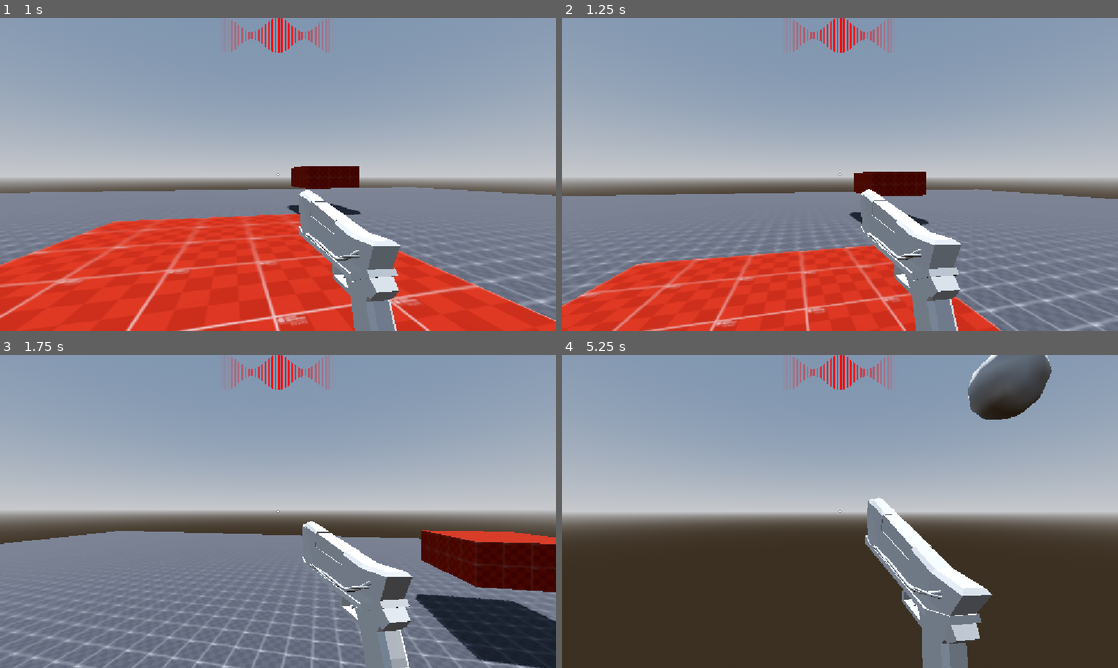
Above: before the commit, frames 1-4 (two rows, left to right).
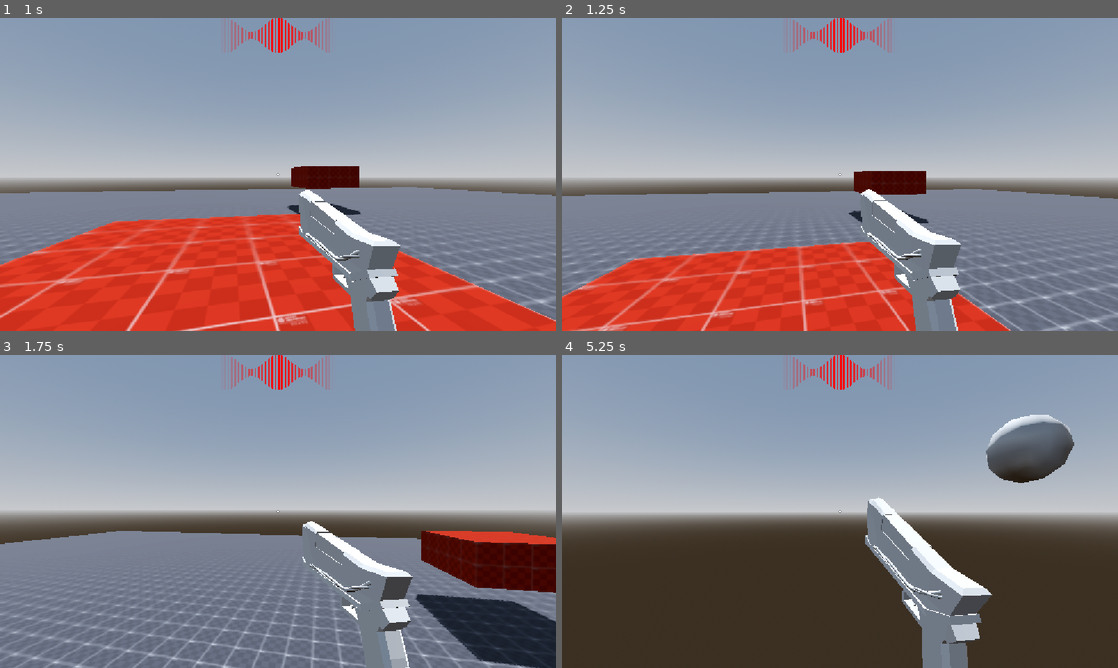
Above: after the commit, the same moments.

Repository: WasteIy/GameOff2025
Game: Godot game, scene res://Scenes/Levels/debug_level.tscn
Same seed, same stepped clock (60 frames per second), same inputs: the game is played once before the commit and once after it.
Inputs (mouse positions are in pixels of both pictures, inside the frame that each line leads up to):
- Up to frame 1 (1 s): move the mouse to (305, 174) at 0.52 s; hold W (move_forward) from 0.53 s (still down); hold Ctrl (crouch) from 0.53 s (still down); click (305, 174) at 0.67 s; tap Space (jump) at 0.77 s
- Up to frame 2 (1.25 s): keep holding W (move_forward); keep holding Ctrl (crouch)
- Up to frame 3 (1.75 s): keep holding W (move_forward); move the mouse to (250, 511) at 1.27 s; release Ctrl (crouch) at 1.28 s; tap Shift (run) at 1.35 s; tap Space (jump) at 1.52 s
- Up to frame 4 (5.25 s): keep holding W (move_forward); move the mouse to (851, 505) at 2.02 s; click (851, 505) at 2.1 s; move the mouse to (834, 517) at 2.77 s; tap Ctrl (crouch) at 2.85 s; click (834, 517) at 2.92 s; tap Space (jump) at 3.02, 3.77, 4.52 s; move the mouse to (878, 514) at 3.52 s; hold Shift (run) 3.53-4.28 s; move the mouse to (795, 508) at 4.27 s; click (795, 508) at 4.35 s; move the mouse to (845, 511) at 5.02 s; hold Ctrl (crouch) from 5.03 s (still down); click (845, 511) at 5.17 s

Frame 1 is identical in both runs. In frame 2, 6.2% of the frame differs, in the area x 0-100%, y 48-100%; in frame 3, 0.1%; in frame 4, 5.0%.

Commit message:
Sync last animation time to new animation time

Diff:
--- a/Scenes/Player/player_animation_manager.gd
+++ b/Scenes/Player/player_animation_manager.gd
@@ -9,8 +9,16 @@
 
 func play_state_animation(state_name: String) -> void:
 	var animation_name := state_name
-	if has_animation(animation_name):
-		play(animation_name)
+	if not has_animation(animation_name):
+		return
+
+	var t := 0.0
+
+	if current_animation:
+		t = current_animation_position
+
+	play(animation_name)
+	seek(t, false)
 
 func set_animation_speed(speed):
 	var alpha = remap(speed, 0.0, player.max_speed, 0.0, 2.0)
